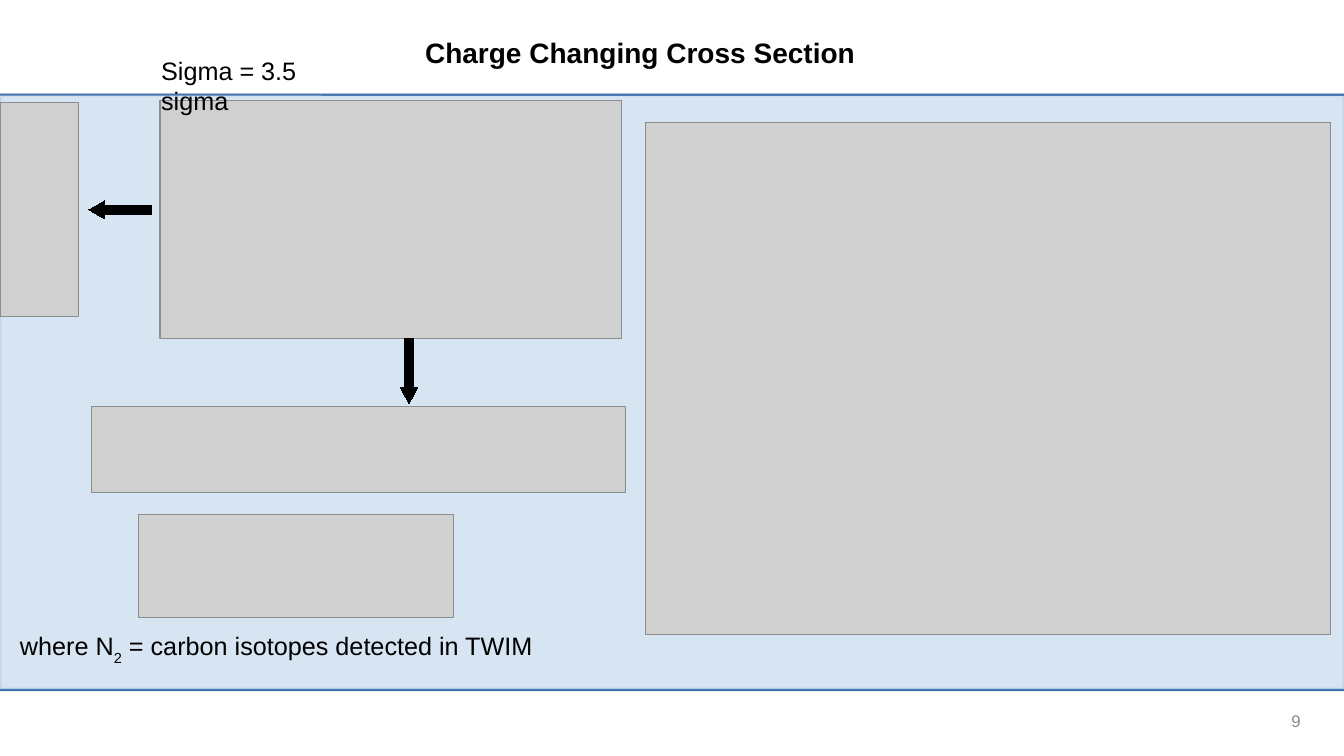
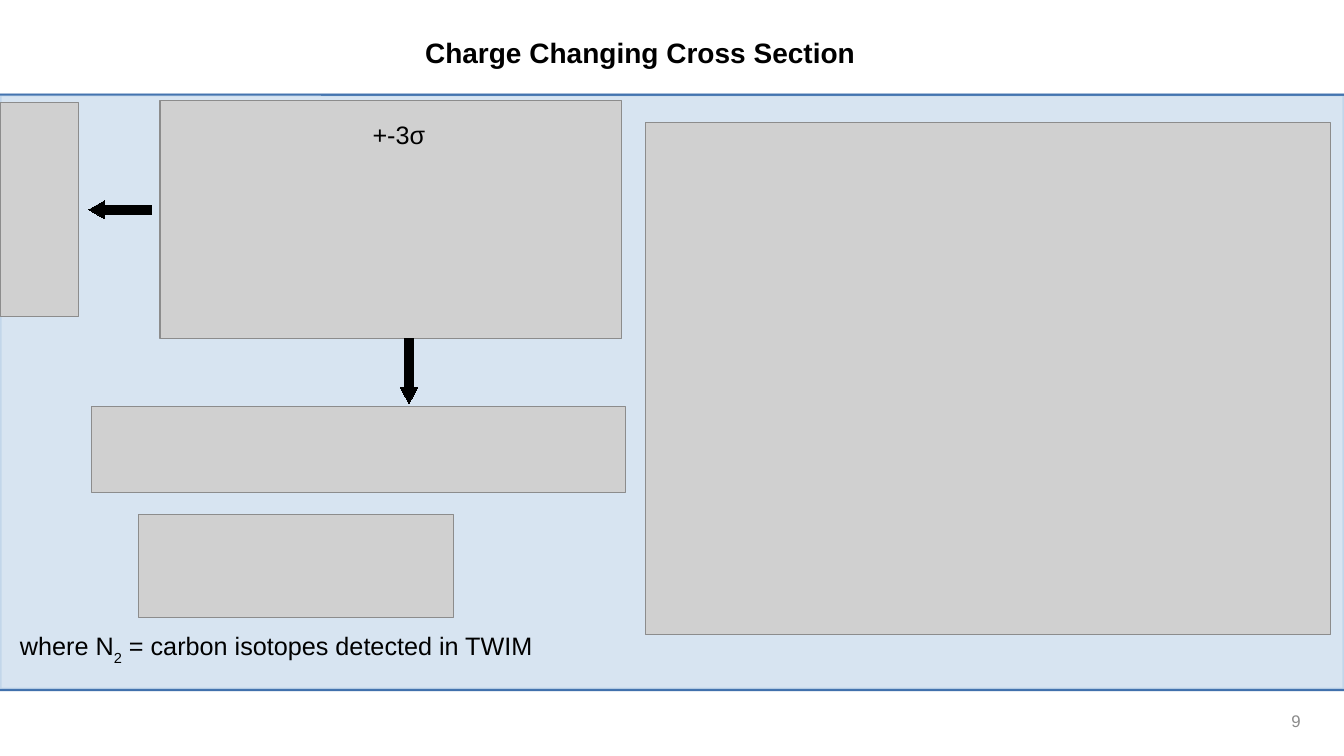
Before and after one commit to jenegger/r3bweek24_gsi, a slide deck: slide 9 of r3bweek_24_gsi.odp. Drawn at 1344x756 pixels with LibreOffice and Linux fonts; fonts in the diff are those of the drawing; grey boxes stand for pictures; background and template pictures are left out. Boxes give left, top, right and bottom in pixels: in the first picture for what was removed or moved away, otherwise in the second. Text is boxed around its words. In the diff, an @@ line names an element or a change of style, - is before the commit and + after.

```diff
--- a/r3bweek_24_gsi.odp
+++ b/r3bweek_24_gsi.odp
@@ text removed at [161, 61, 296, 116] @@
-Sigma = 3.5 sigma
@@ text added at [373, 126, 426, 145], 18 pt, text #000000 @@
++-3σ
```
Also in this commit, not shown: 3 other slides changed, 1 slide added, 1 slide removed, 1 other file.
